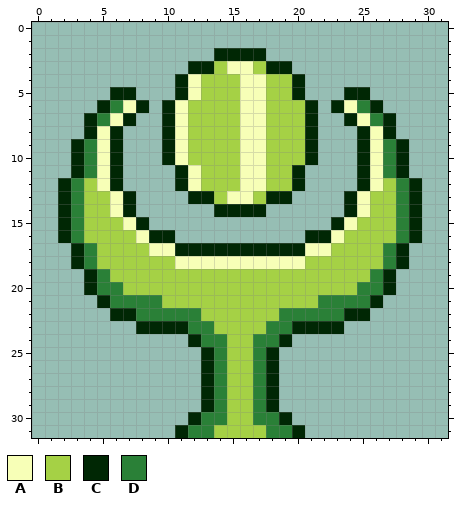
A pixel-art sprite gets an edit: PaletteSwap/sprites/sCheckpoint/layers/135fd7dd-70b4-44b5-b106-a4ee67770138/fc8d8cdd-f23c-4a24-b17d-515aedcd8f3c.png. Above, as it was before the edit.
The file is 32x32 pixels.
Palette (. is transparent): A #f7ffb7  B #a5d145  C #002704  D #2a8037
Pixels before, first column x 2:
 2 ............CCCC............
 3 ..........CCBAABCC..........
 4 .........CABBBAABBC.........
 5 ....CC...CABBBAABBC...CC....
 6 ...CDAC.CABBBBAABBBC.CADC...
 7 ..CDAC..CABBBBAABBBC..CADC..
 8 ..CAC...CABBBBAABBBC...CAC..
 9 .CDAC...CABBBBAABBBC...CADC.
10 .CDAC...CABBBBAABBBC...CADC.
11 .CDAC....CABBBAABBC....CADC.
12 CDBAC....CABBBAABBC....CABDC
13 CDBBAC....CCBAABCC....CABBDC
14 CDBBAC......CCCC......CABBDC
15 CDBBBAC..............CABBBDC
16 CDBBBBACC..........CCABBBBDC
17 .CDBBBBAACCCCCCCCCCAABBBBDC.
18 .CDBBBBBBAAAAAAAAAABBBBBBDC.
19 ..CDBBBBBBBBBBBBBBBBBBBBDC..
20 ..CDDBBBBBBBBBBBBBBBBBBDDC..
21 ...CDDDDBBBBBBBBBBBBDDDDC...
22 ....CCDDDDDBBBBBBDDDDDCC....
23 ......CCCCDDBBBBDDCCCC......
24 ..........CDDBBDDC..........
25 ...........CDBBDC...........
26 ...........CDBBDC...........
27 ...........CDBBDC...........
28 ...........CDBBDC...........
29 ...........CDBBDC...........
30 ..........CDDBBDDC..........
31 .........CDDBBBBDDC.........
The result:
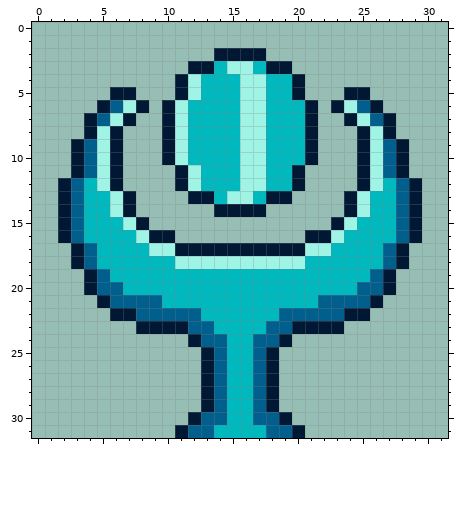
The edit:
Colour A changes from #f7ffb7 to #9ff4e5.
Colour B changes from #a5d145 to #00b9be.
Colour C changes from #002704 to #001833.
Colour D changes from #2a8037 to #005f8c.
Pixel boxes of the changes (left, top, right, bottom) in both pictures:
changed: (58, 48, 422, 438)
